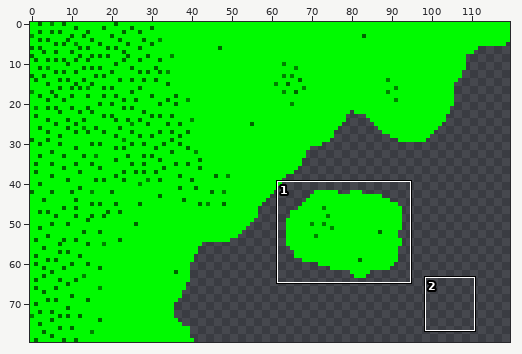
File history of a sprite sheet, Evolution/res/teststage.png. Above: a wide view before the commit, with the close-up outlined.
Close-up. Earlier state:
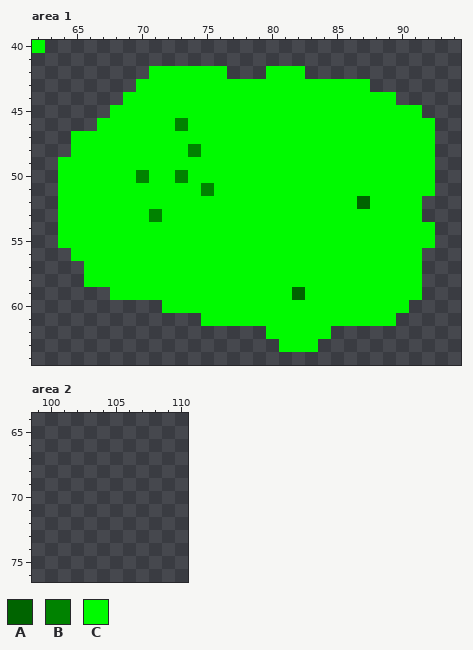
The file is 120x80 pixels. Shown: area 1: x 62..94, y 40..64; area 2: x 99..110, y 64..76. The commit also changed other parts of the picture, which this record leaves out.
Palette (. is transparent): A #006400  B #008200  C #00fa00
Pixels before, area 1, first column x 62:
40 C..............................
41 ...............................
42 .........CCCCCC...CCC..........
43 ........CCCCCCCCCCCCCCCCCC.....
44 .......CCCCCCCCCCCCCCCCCCCCC...
45 ......CCCCCCCCCCCCCCCCCCCCCCCC.
46 .....CCCCCCBCCCCCCCCCCCCCCCCCCC
47 ...CCCCCCCCCCCCCCCCCCCCCCCCCCCC
48 ...CCCCCCCCCBCCCCCCCCCCCCCCCCCC
49 ..CCCCCCCCCCCCCCCCCCCCCCCCCCCCC
50 ..CCCCCCBCCBCCCCCCCCCCCCCCCCCCC
51 ..CCCCCCCCCCCBCCCCCCCCCCCCCCCCC
52 ..CCCCCCCCCCCCCCCCCCCCCCCACCCC.
53 ..CCCCCCCBCCCCCCCCCCCCCCCCCCCC.
54 ..CCCCCCCCCCCCCCCCCCCCCCCCCCCCC
55 ..CCCCCCCCCCCCCCCCCCCCCCCCCCCCC
56 ...CCCCCCCCCCCCCCCCCCCCCCCCCCC.
57 ....CCCCCCCCCCCCCCCCCCCCCCCCCC.
58 ....CCCCCCCCCCCCCCCCCCCCCCCCCC.
59 ......CCCCCCCCCCCCCCACCCCCCCCC.
60 ..........CCCCCCCCCCCCCCCCCCC..
61 .............CCCCCCCCCCCCCCC...
62 ..................CCCCC........
63 ...................CCC.........
The same view after the edit:
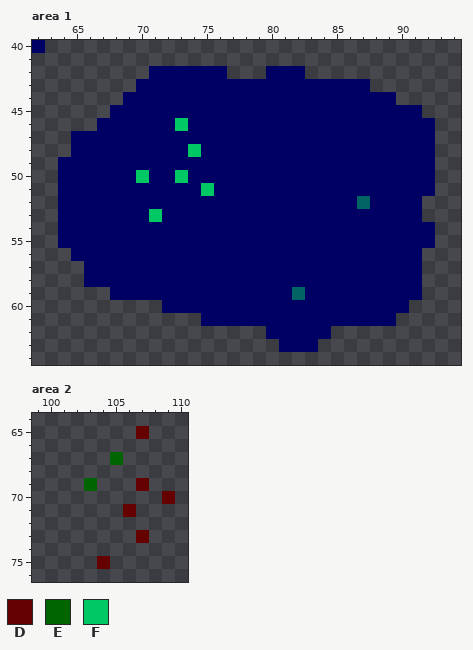
Colours new in this view: D #640000  E #006400  F #00c864
The edit:
Colour A changes from #006400 to #006464.
Colour C changes from #00fa00 to #000064.
Area 1:
Colour B becomes colour F in row 46 at x 73; in row 48 at x 74; in row 50 at x 70 and 73; in row 51 at x 75; in row 53 at x 71.
Area 2:
The author put colour D in row 65 at x 107; in row 69 at x 107; in row 70 at x 109; in row 71 at x 106; in row 73 at x 107; in row 75 at x 104.
The author put colour E in row 67 at x 105; in row 69 at x 103.
Boxes around the changes in both close-ups, in picture pixels (x1, y1, x2, y2):
changed: (32, 40, 45, 53)
changed: (58, 66, 435, 352)
added: (84, 426, 175, 569)
